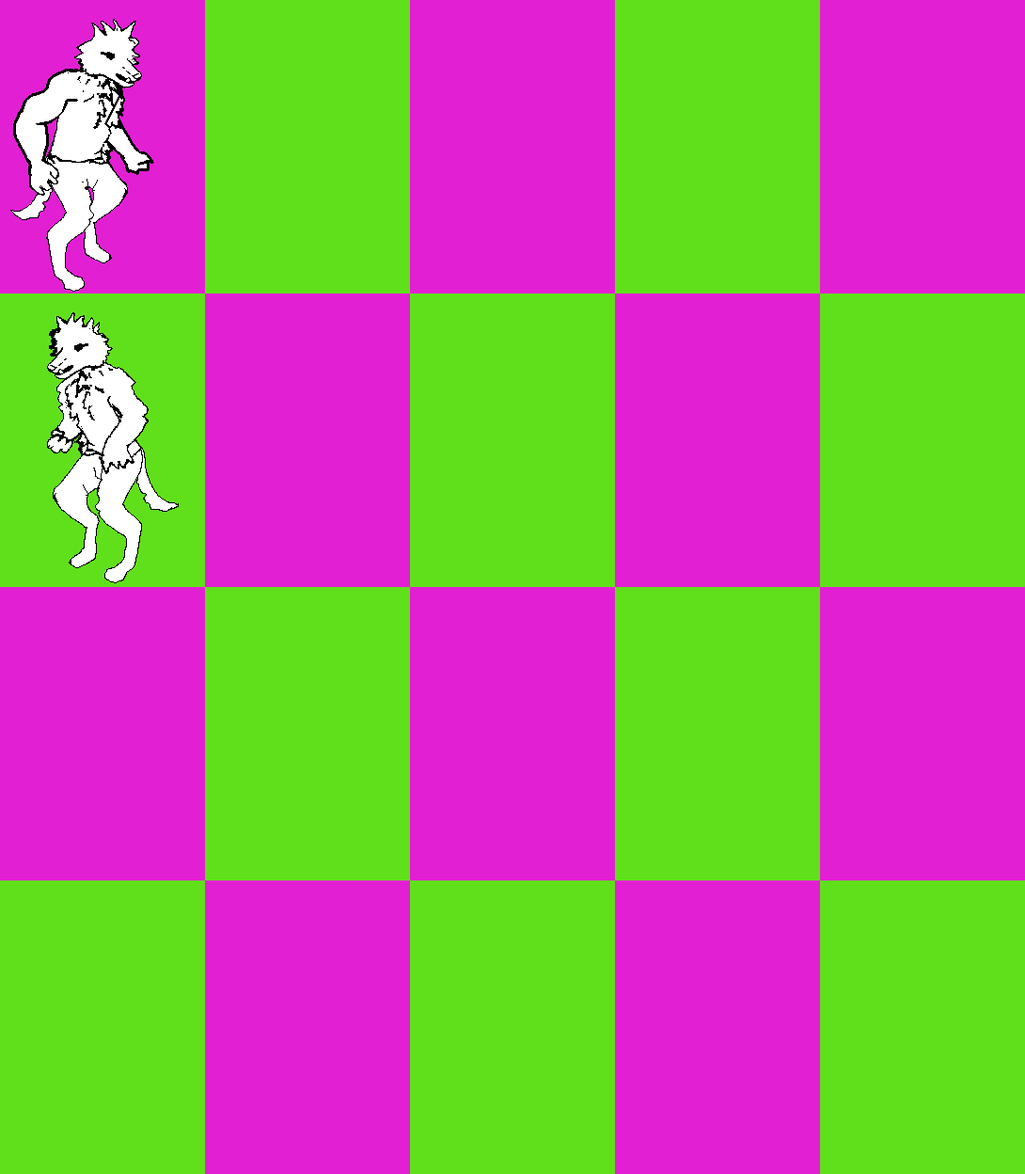
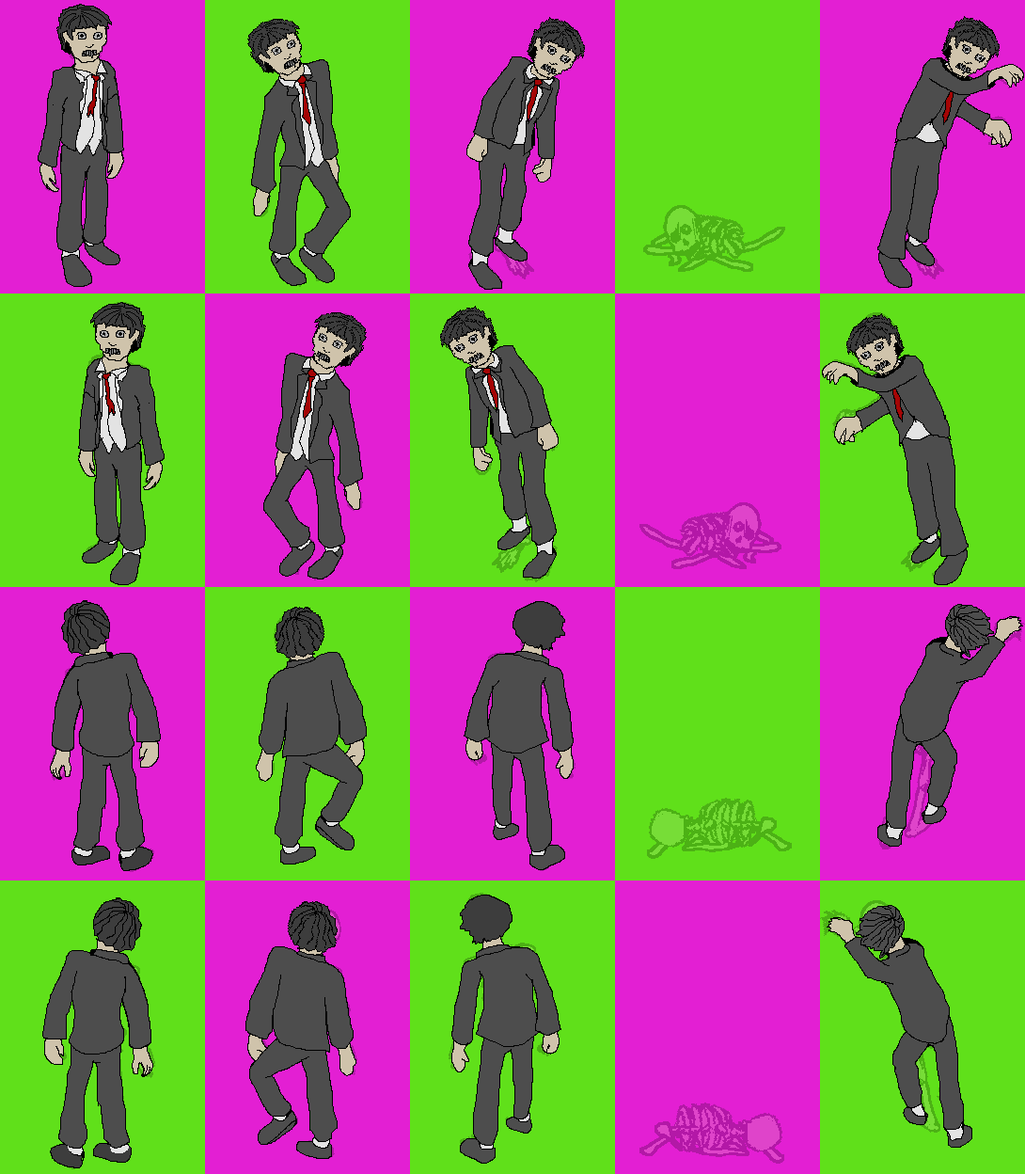
Layer changes from the first 1025px x 1174px image to the second:
added layer "zombie" above "Pasted Layer #2" over bbox(37, 3, 1025, 1169)
hid "Pasted Layer #2" over bbox(10, 18, 179, 584)
showed "skeleton", opacity 100% → 21% over bbox(41, 8, 1025, 1170)
